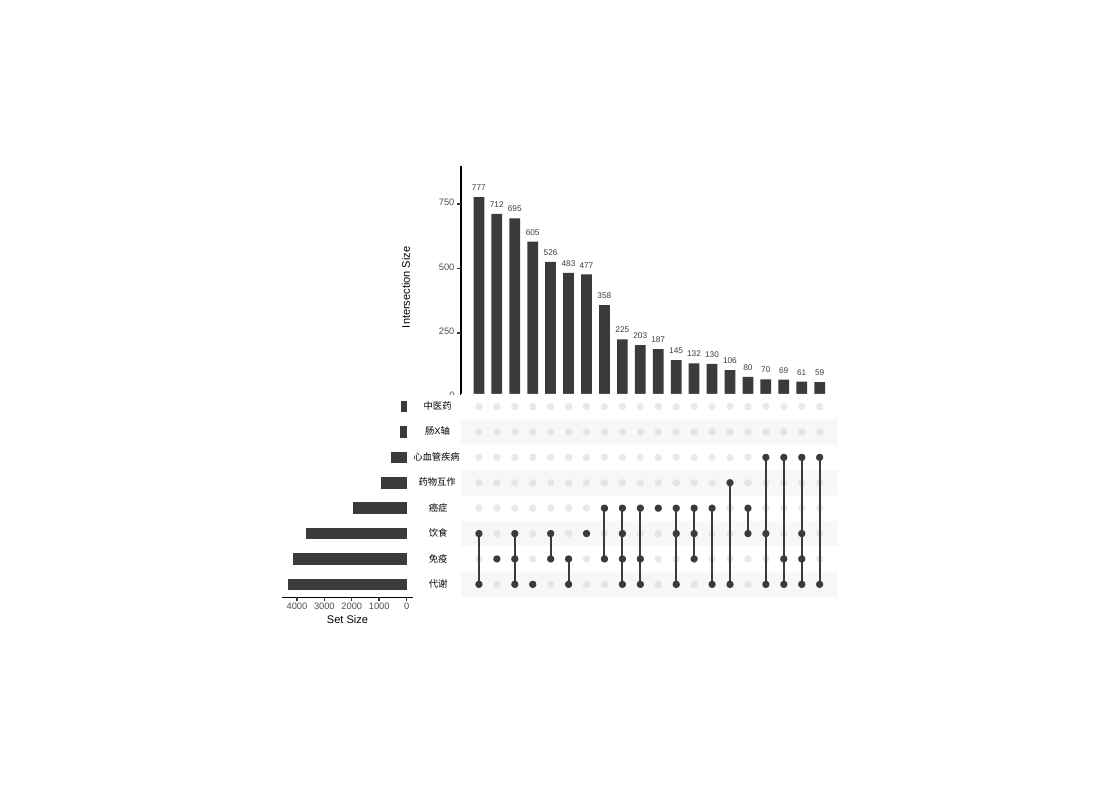
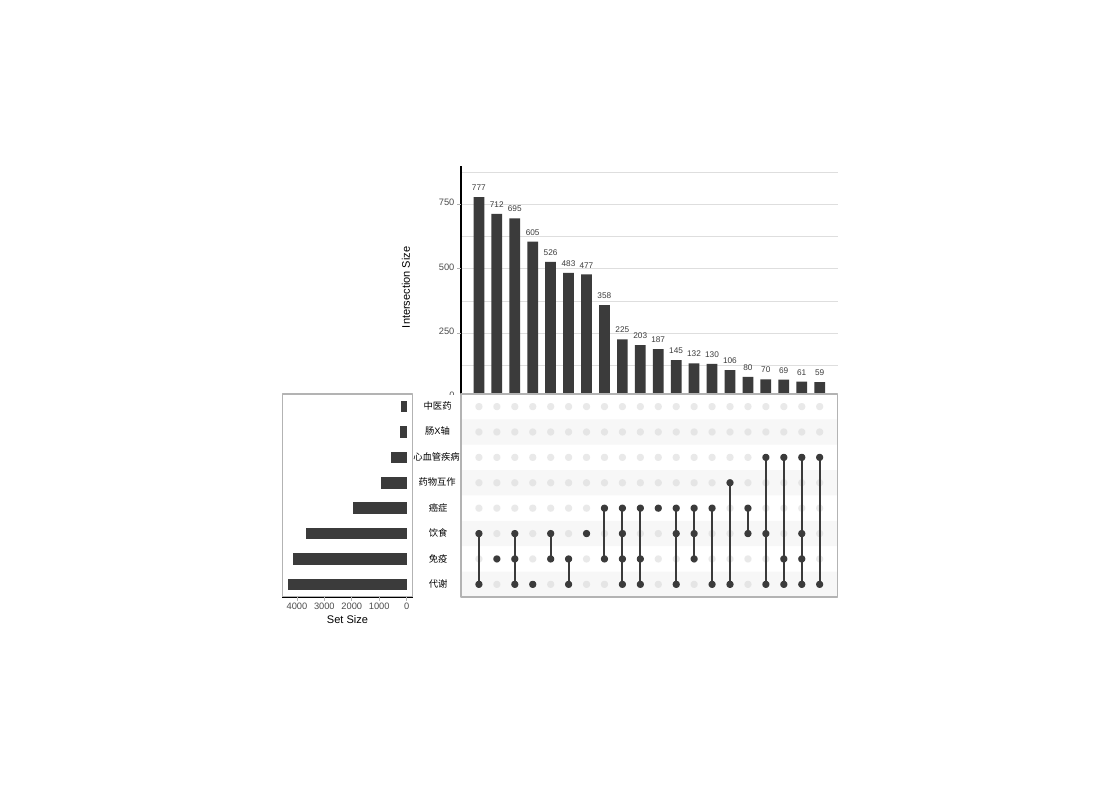
Before and after one commit to gaospecial/China-gut-microbiome-study, a slide deck: slide 4 of Rplot.pptx (slide 5 before the commit). Drawn at 1120x792 pixels with LibreOffice and Linux fonts; fonts in the diff are those of the drawing. Boxes give left, top, right and bottom in pixels: in the first picture for what was removed or moved away, otherwise in the second. Text is boxed around its words. In the diff, an @@ line names an element or a change of style, - is before the commit and + after.

```diff
--- a/Rplot.pptx
+++ b/Rplot.pptx
@@ outline #FFFFFF 0.53 pt to #DEDEDE 0.27 pt in 4 elements at (461,365,838,365), (461,301,838,301), (461,236,838,236), (461,172,838,172) @@
@@ outline #333333 1.07 pt to #B3B3B3 0.53 pt in 3 elements at (458,397,461,397), (458,333,461,333), (458,204,461,204) @@
@@ outline #FFFFFF 1.07 pt to #DEDEDE 0.53 pt in 4 elements at (461,397,838,397), (461,333,838,333), (461,268,838,268), (461,204,838,204) @@
@@ rectangle added at (282,393,413,596), outline #B3B3B3 1.07 pt @@
@@ rectangle added at (461,393,838,596), outline #B3B3B3 1.07 pt @@
```
Also in this commit, not shown: 4 other slides changed, 1 slide removed, 2 other files.
